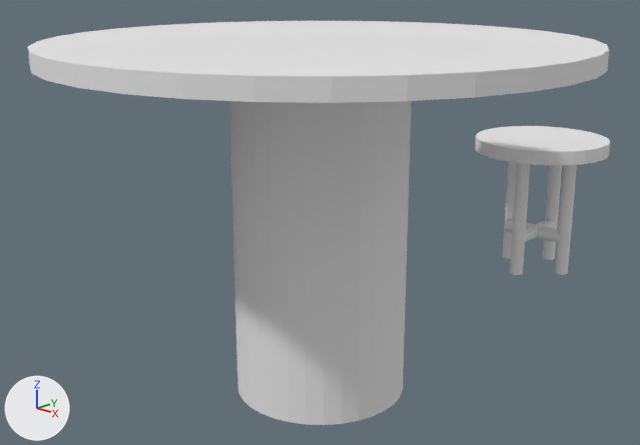
A saved change to the Blender file table/table.blend.
Rendered twice from a 50 mm camera at (6.67, -7.12, 4.98) aimed at (-0.67, 0.74, 1.74). Arrows for +X, +Y and +Z are at lower left; the lights stay in place.

Objects in the first picture: 'Chair', 'Table'.
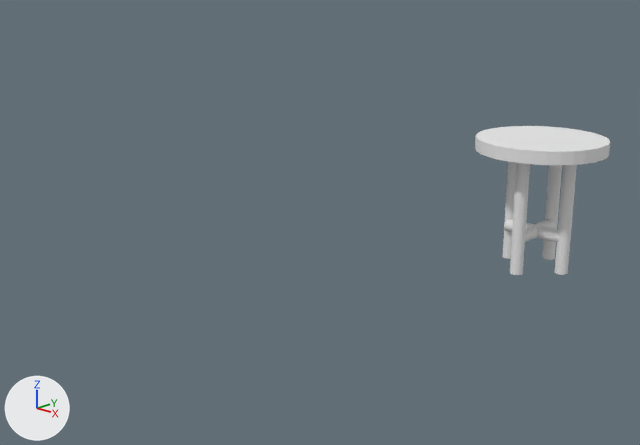
Boxes [x1, y1, x2, y2] around the edits, measured in the pictures (640 x 445 px):
'Table', hidden
    before: [28, 21, 609, 425]

What the commit changed:
Object 'Table' (ob_table) is now hidden.
